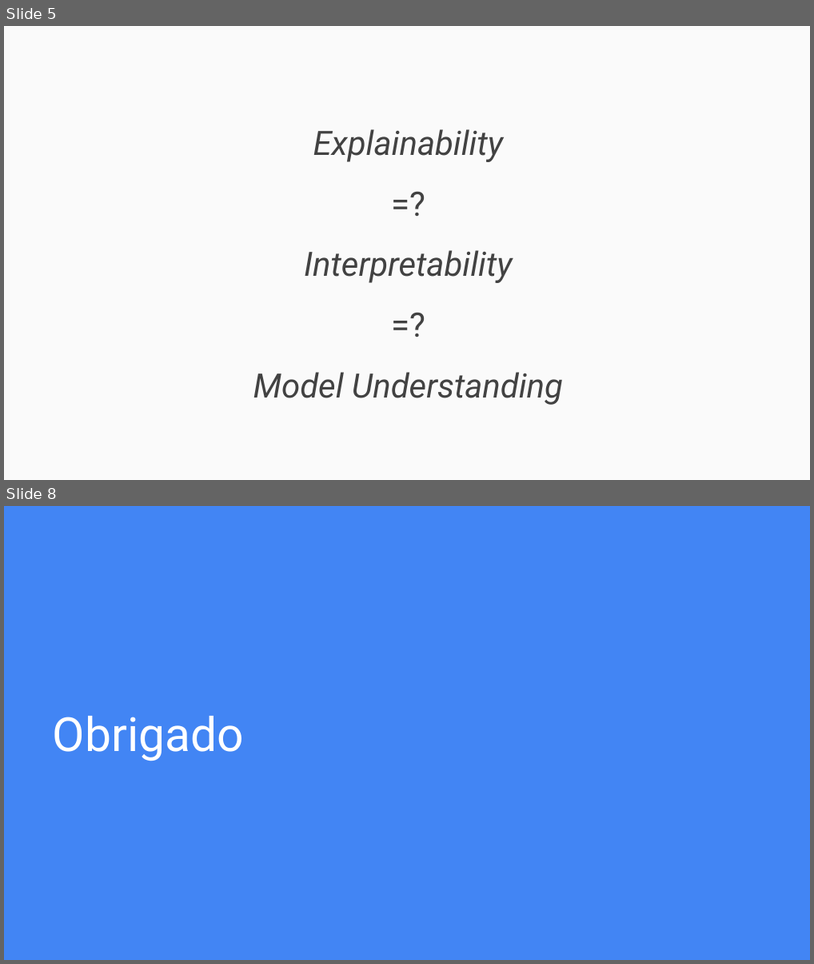
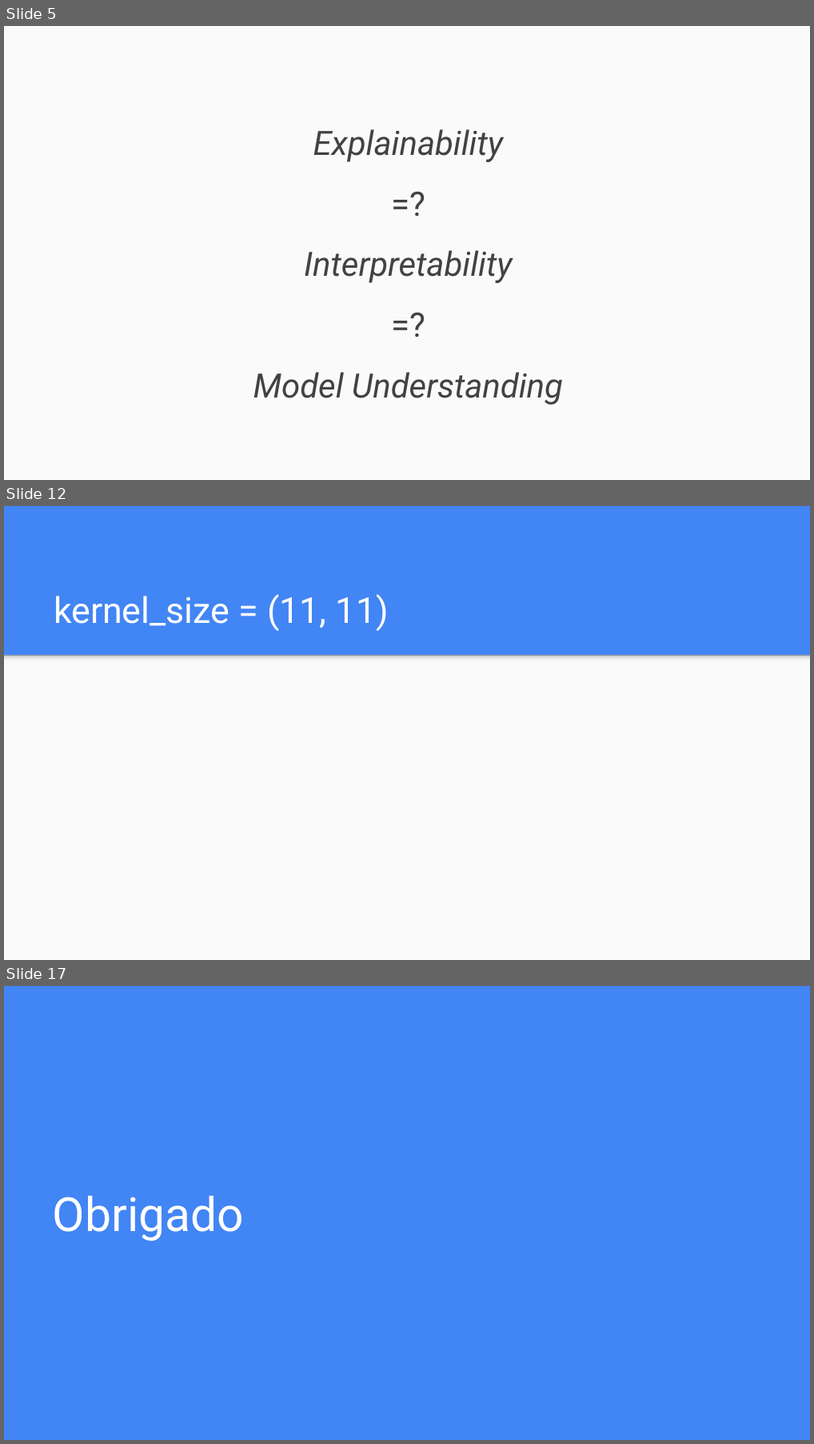
Before and after one commit to danieldasilvacosta/pucrio--vc--trabalhos--2022.2, a slide deck: Trabalho Final - Daniel da Silva Costa/Trabalho Final - Daniel da Silva Costa.pptx. Shown one above the other, each under a label of ours: slides 5 and 8 before the commit, slides 5, 12 and 17 after it; the slides between them are not shown. The pictures are 814x964 and 814x1444 pixels, drawn with LibreOffice and Linux fonts; fonts in the diff are those of the drawing. Boxes give left, top, right and bottom in pixels: in the first picture for what was removed or moved away, otherwise in the second. Text is boxed around its words. In the diff, an @@ line names an element or a change of style, - is before the commit and + after.

Commit message:
Apresentação - bkp; Notebook - rodei com kernel_size (ks) = 4

```diff
--- a/Trabalho Final - Daniel da Silva Costa/Trabalho Final - Daniel da Silva Costa.pptx
+++ b/Trabalho Final - Daniel da Silva Costa/Trabalho Final - Daniel da Silva Costa.pptx
@@ slide 12 added at [4, 506, 810, 960], background #4285F4 @@
@@ title added at [54, 594, 389, 631], 32 pt, text #FFFFFF @@
+kernel_size = (11, 11)
@@ rectangle added at [4, 654, 810, 959], fill #FAFAFA @@
@@ rectangle added at [4, 654, 810, 664], fill gradient #F9F9F9 to #DEDEDE to #999999 @@
@@ what was slide 8 is now slide 17 @@
```
Also in this commit, not shown: 5 slides changed, 8 other slides added, 2 other files.
